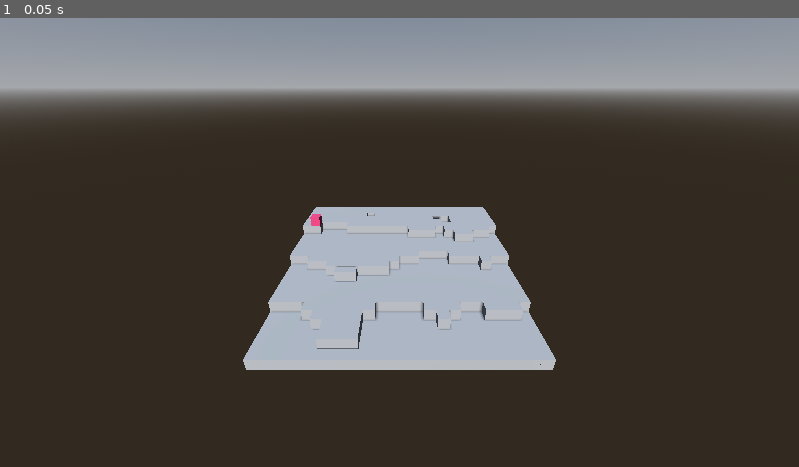
Above: before the commit, frame 1.
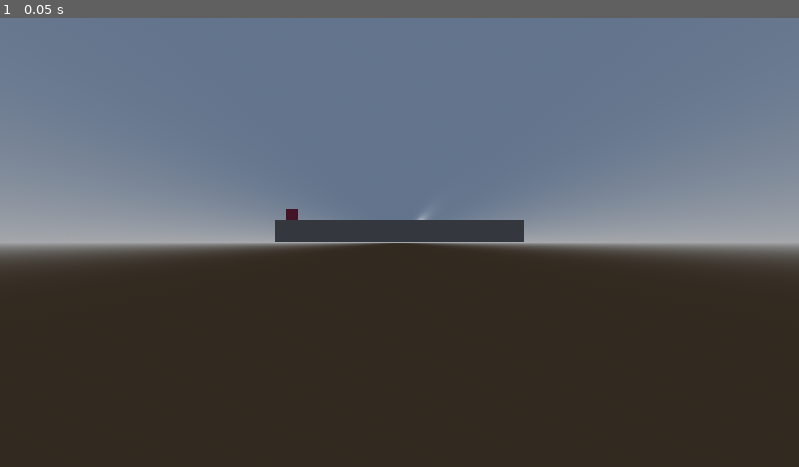
Above: after the commit, the same moment.

Repository: EricThunderSnake/PirateSoftwareGameJam15
Game: Godot game, scene res://game.tscn
Same seed, same stepped clock (60 frames per second), same inputs: the game is played once before the commit and once after it.
Inputs:
- Up to frame 1 (0.05 s): no input

The runs differ from the first frame. In frame 1, 61% of the frame differs, in the area x 0-100%, y 0-79%.

Commit message:
Can now change max height of map
Note: Minimum height of map is 2 block

Diff:
--- a/GridMap.gd
+++ b/GridMap.gd
@@ -2,22 +2,41 @@
 
 @export var x_range:int
 @export var z_range:int
+@export_range(2,1000) var max_height:int
 @export_range(0,1000) var base_bound:int
+var noise_array:Array[float]
 
 var noise := FastNoiseLite.new();
 
 # Called when the node enters the scene tree for the first time.
 func _ready():
+	generate_noise()
 	generate_terrain()
 	place_bases()
 
-func generate_terrain():
+func generate_noise():
 	noise.seed = randi()
 	for x in range(-x_range,x_range): # range is from -11 (inclusive) to 11(exclusive)
-		for y in range(30):
+		for y in range(max_height):
 			for z in range(-z_range, z_range):
-				if y < noise.get_noise_2d(x,z)*8+2 or y == 0:
+				noise_array.append(noise.get_noise_2d(x+1000,z+1000))
+
+	var c = (noise_array.max() - noise_array.min()*max_height)/(max_height - 1)
+	var d = (noise_array.max() - noise_array.min())/(max_height - 1)
+
+	for i in range(noise_array.size()):
+		noise_array[i] =  (noise_array[i] + c)/d
+
+func generate_terrain():
+	var count = 0
+	for x in range(-x_range,x_range): # range is from -11 (inclusive) to 11(exclusive)
+		for y in range(max_height):
+			for z in range(-z_range, z_range):
+				var test = noise_array[count]
+				count += 1
+				if y < test:
 					set_cell_item(Vector3i(x,y,z),0)
+
 
 func place_bases():
 	var x := randi_range(-x_range+1,-x_range+base_bound)
--- a/game.tscn
+++ b/game.tscn
@@ -23,10 +23,12 @@
 camera_attributes = SubResource("CameraAttributesPhysical_kdd6m")
 
 [node name="Camera3D" type="Camera3D" parent="."]
-transform = Transform3D(1, 0, 0, 0, 0.883831, 0.467806, 0, -0.467806, 0.883831, 0, 17.8852, 25.2916)
+transform = Transform3D(1, 0, 0, 0, 1, 0, 0, 0, 1, 0, 0, 43.239)
+projection = 1
+size = 39.62
 
 [node name="DirectionalLight3D" type="DirectionalLight3D" parent="."]
-transform = Transform3D(1, 0, 0, 0, 0.807743, 0.589535, 0, -0.589535, 0.807743, 0, 9.80696, 11.6084)
+transform = Transform3D(0.446425, -0.61967, 0.645533, -0.743667, 0.144285, 0.652795, -0.497658, -0.771486, -0.396416, 0, 9.80696, 11.6084)
 shadow_enabled = true
 
 [node name="GridMap" type="GridMap" parent="."]
@@ -35,3 +37,4 @@
 script = ExtResource("3_itcwq")
 x_range = 11
 z_range = 11
+max_height = 2
Not shown: 4 places in testlib.tres that only renumber resources
